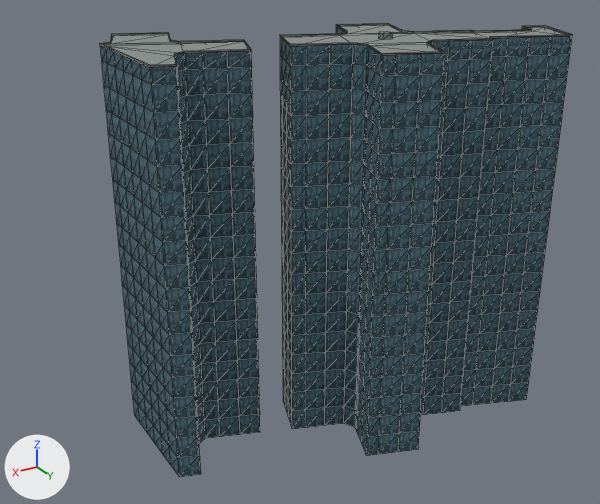
Two versions of the glTF model Assets/Models/BuildingChunks/wong-tai-sin-buildings-District_24_-49.glb, one commit apart.
Rendered twice from a camera (50 mm lens) standing at (3217.8, 6371.9, 148.2) and looking at (3104.1, 6182.5, 53.5). The lights are fixed; the arrows at lower left show +X, +Y and +Z. The first picture is the older version. Mesh edges are drawn as thin lines. Objects named as collision shapes, trigger or cutter boxes, shadow casters or lower levels of detail are left out. Vertices at exactly the same position are counted once.

Names of what the first picture shows: 'District_24_-49'.
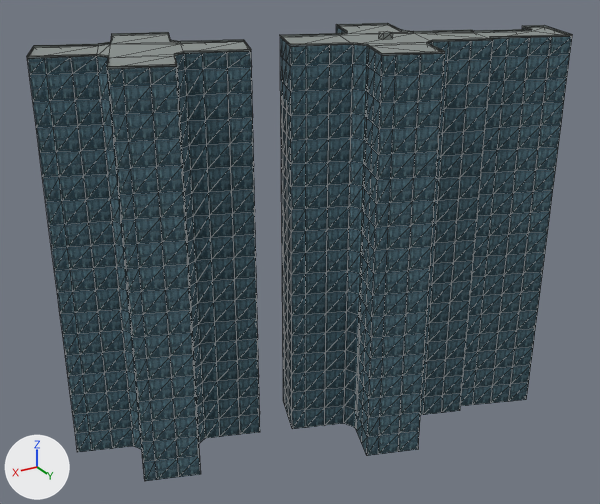
Location of each change, [x1, y1, x2, y2] in pixels of the pictures (600 x 504 px):
```json
{"object": "District_24_-49", "change": "reshaped", "before": [100, 23, 573, 477], "after": [27, 23, 573, 481], "on screen": "15% wider"}
{"part": 1, "of": "me_district_24__49", "change": "built on", "before": [100, 41, 201, 477], "after": [27, 41, 201, 480]}
{"part": 2, "of": "me_district_24__49", "change": "surface changed", "before": [102, 50, 171, 465], "after": [109, 69, 157, 481]}
```

The change, as JSON lines over the scene's bpy script:
```json
{"block": "me_district_24__49", "where": "# used by ob_district_24__49; location = (3072.0, 6272.0, 0.0)"}
{"op": "remove", "block": "me_district_24__49", "code": "me_district_24__49.from_pydata(...)  # 1658 vertices, 3241 faces; spans x -38.6..78.0, y -126.8..-53.9, z 0.0..115.3"}
{"op": "add", "block": "me_district_24__49", "code": "me_district_24__49.from_pydata(...)  # 1833 vertices, 3585 faces; spans x -38.6..98.8, y -126.8..-53.9, z 0.0..115.3"}
{"block": "me_district_24__49", "change": "me_district_24__49 part 1: 132 vertices moved from x 78.0, y -112.6..-78.1, z 0.0..113.2 to x 78.1..87.8, y -115.9..-78.1, z 0.0..113.2; 3 vertices removed from x 78.0, y -112.6..-78.1, z 112.7; 178 vertices added at x 78.1..98.8, y -118.0..-78.1, z 0.0..113.2"}
{"block": "me_district_24__49", "change": "me_district_24__49 part 2: 104 kept faces spanning x 74.7..86.9, y -114.0..-80.2, z 0.0..112.7 get new texture (UV) coordinates"}
```
